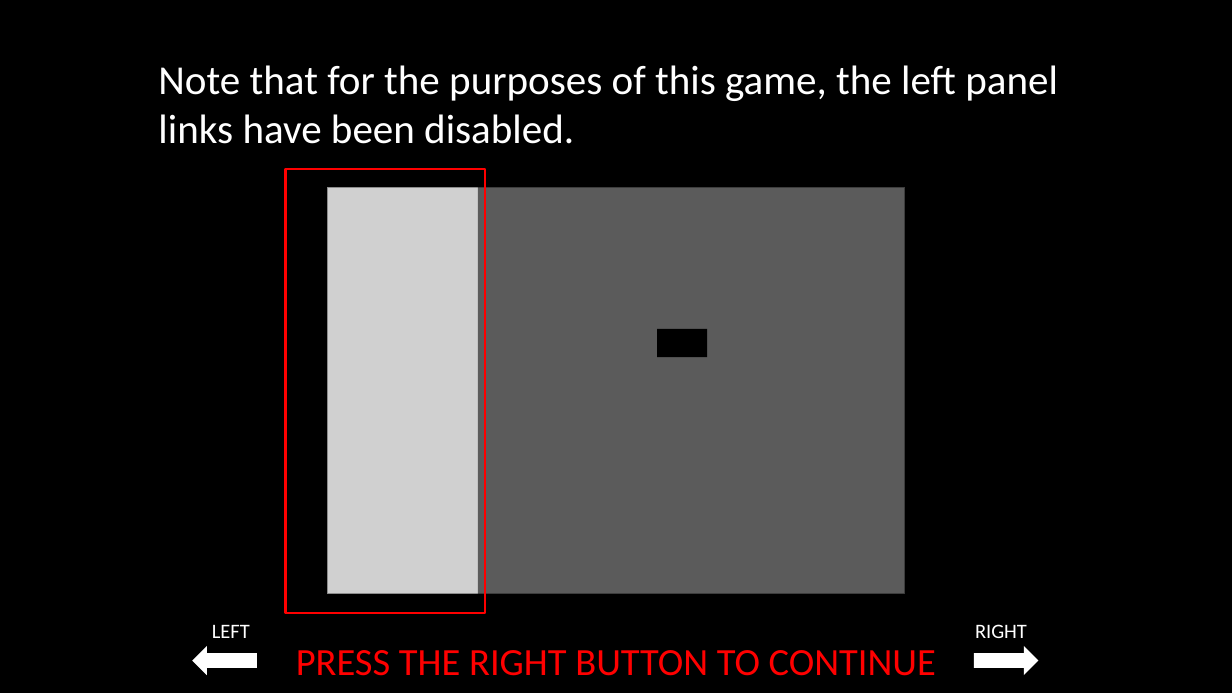
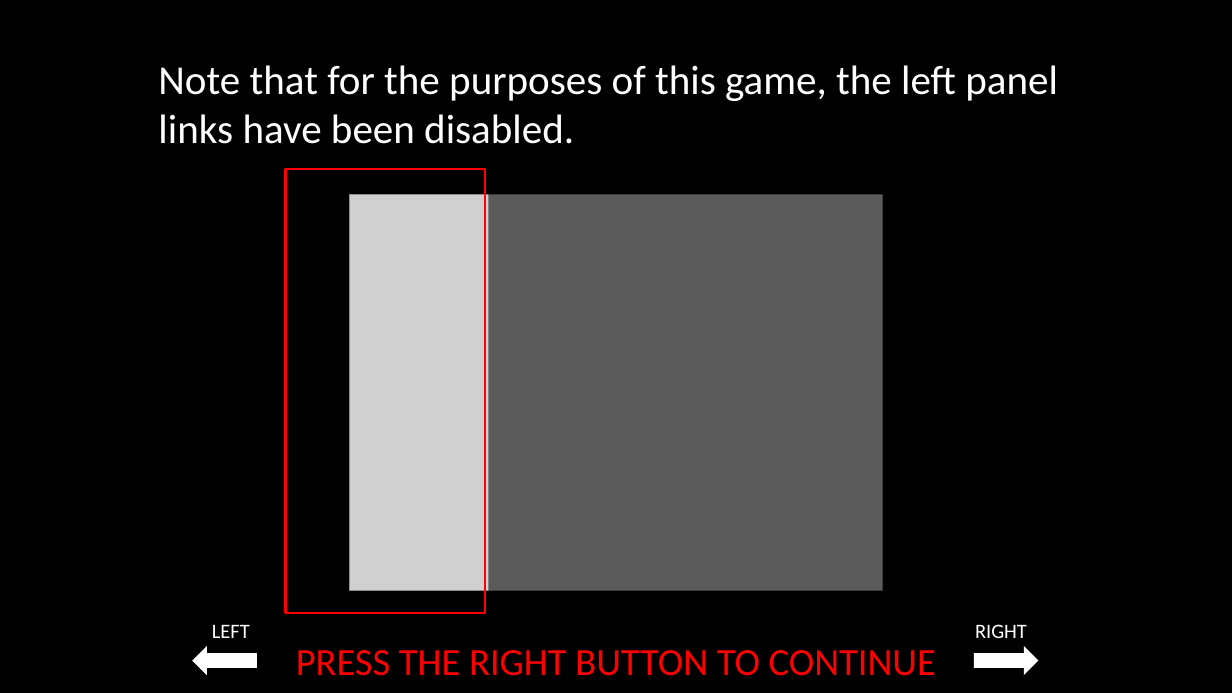
Before and after one commit to laureate-institute-for-brain-research/StimToolOnline, a slide deck: slide 18 of public/js/tasks/social_media/media/Social_media_task_instructions_07_08_2022.pptx. Drawn at 1232x693 pixels with LibreOffice and Linux fonts; fonts in the diff are those of the drawing; grey boxes stand for pictures. Boxes give left, top, right and bottom in pixels: in the first picture for what was removed or moved away, otherwise in the second. Text is boxed around its words. In the diff, an @@ line names an element or a change of style, - is before the commit and + after.

```diff
--- a/public/js/tasks/social_media/media/Social_media_task_instructions_07_08_2022.pptx
+++ b/public/js/tasks/social_media/media/Social_media_task_instructions_07_08_2022.pptx
@@ rectangle: place and size @@
-rectangle at [478,183,931,628]
+rectangle at [488,176,941,620]
@@ picture: place and size @@
-picture at [327,188,905,593]
+picture at [349,195,883,591]
@@ rectangle removed at [657,329,707,358] @@
```
Also in this commit, not shown: 7 other slides changed, 1 slide added, 17 other files.
